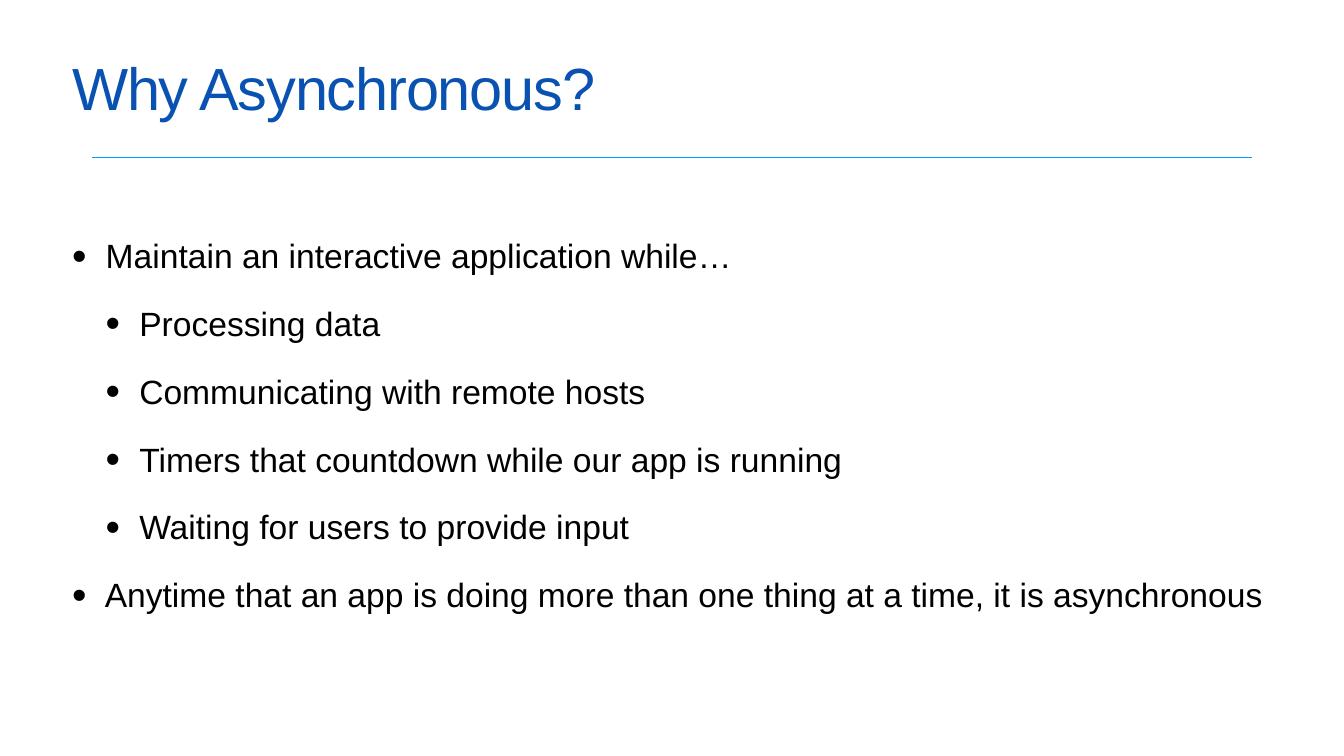
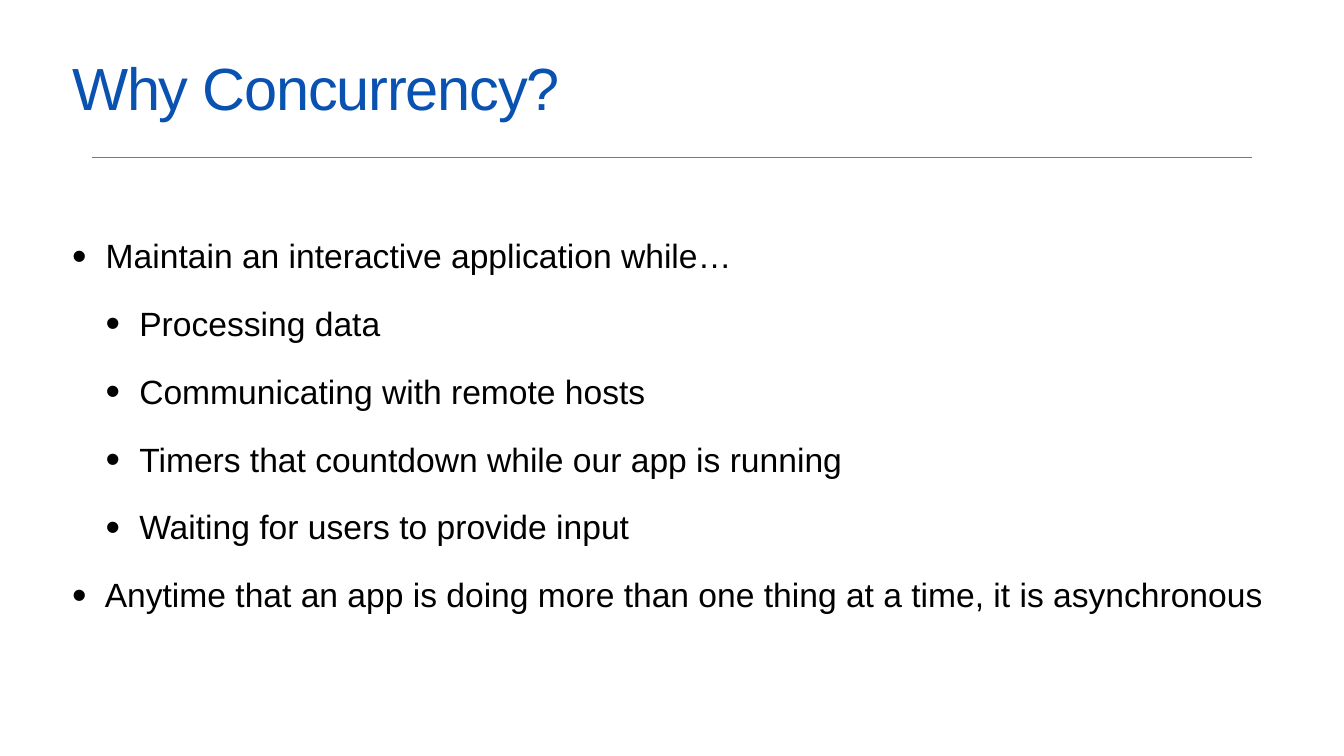
Before and after one commit to neu-se/CS4530-Spring-2022, a slide deck: slide 4 of Slides/Lesson 4.1 Concurrent Programming.pptx. Drawn at 1344x756 pixels with LibreOffice and Linux fonts; fonts in the diff are those of the drawing. Boxes give left, top, right and bottom in pixels: in the first picture for what was removed or moved away, otherwise in the second. Text is boxed around its words. In the diff, an @@ line names an element or a change of style, - is before the commit and + after.

```diff
--- a/Slides/Lesson 4.1 Concurrent Programming.pptx
+++ b/Slides/Lesson 4.1 Concurrent Programming.pptx
@@ title at <box>72,67,560,121</box>: text changed @@
-Why Asynchronous?
+Why Concurrency?
```
Also in this commit, not shown: 15 other slides changed, 5 slides removed, 1 other file.
